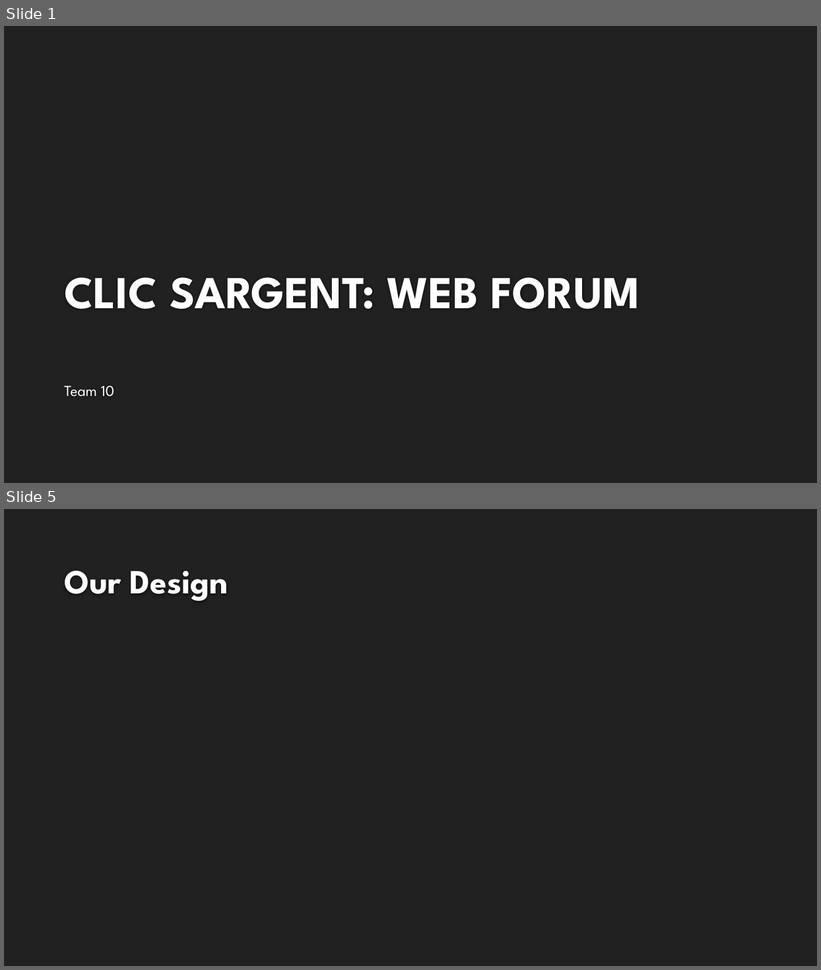
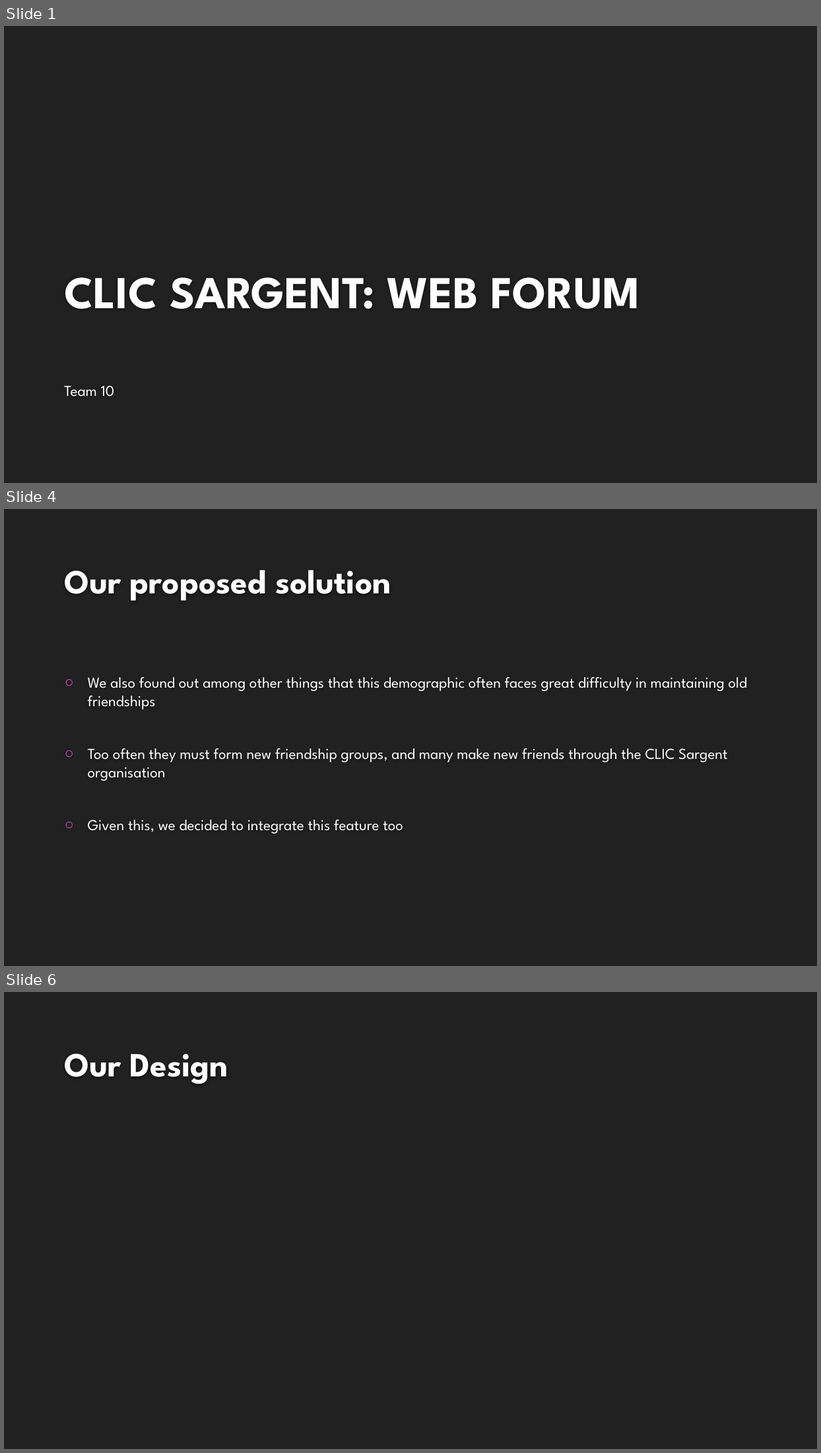
Before and after one commit to cfg-london/team-10, a slide deck: CLIC_SARGENT.pptx. Shown one above the other, each under a label of ours: slides 1 and 5 before the commit, slides 1, 4 and 6 after it; the slides between them are not shown. The pictures are 821x970 and 821x1453 pixels, drawn with LibreOffice and Linux fonts; fonts in the diff are those of the drawing; background and template pictures are left out. Boxes give left, top, right and bottom in pixels: in the first picture for what was removed or moved away, otherwise in the second. Text is boxed around its words. In the diff, an @@ line names an element or a change of style, - is before the commit and + after.

```diff
--- a/CLIC_SARGENT.pptx
+++ b/CLIC_SARGENT.pptx
@@ slide 4 added at (4, 509, 817, 966), background #212121 @@
@@ title added at (64, 570, 391, 601), 40 pt, text #FEFEFE, bold @@
+Our proposed solution
@@ text added at (88, 677, 747, 834), 18 pt, text #FFFFFF @@
+○ We also found out among other things that this demographic often faces great difficulty in maintaining old friendships
+○ Too often they must form new friendship groups, and many make new friends through the CLIC Sargent organisation
+○ Given this, we decided to integrate this feature too
@@ what was slide 5 is now slide 6 @@
```
Also in this commit, not shown: 2 slides changed, 1 other slide added, 1 slide removed.
